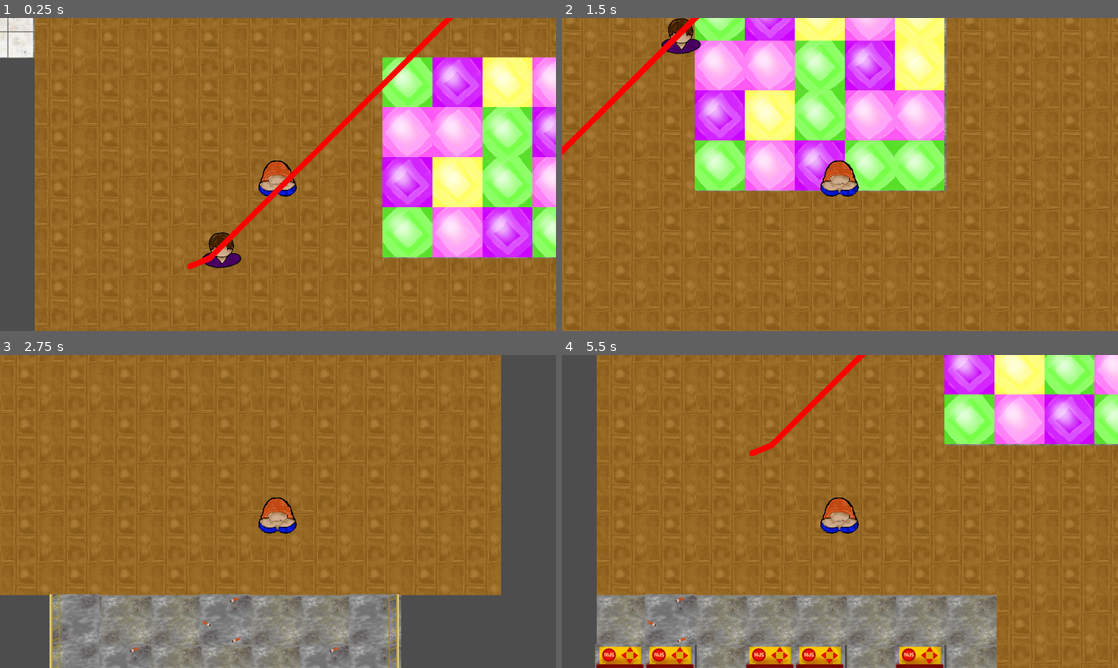
Above: before the commit, frames 1-4 (two rows, left to right).
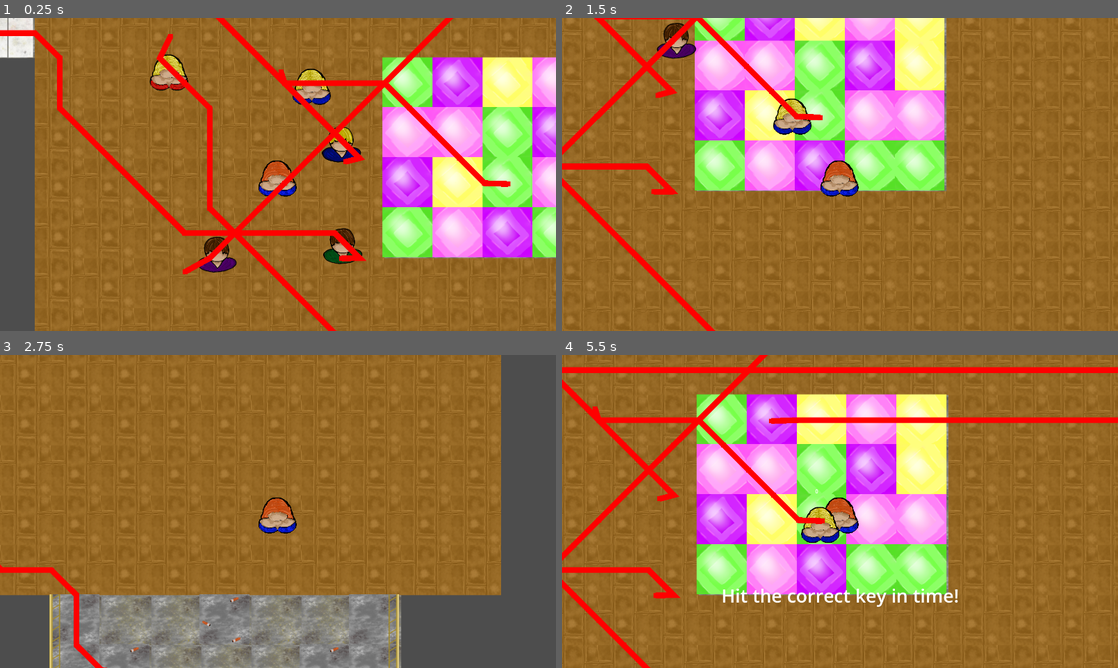
Above: after the commit, the same moments.

Repository: mntjams/game-jam-25-2
Game: Godot game, scene res://scenes/game.tscn
Two runs of this game, one before a commit and one after it. Both use one fixed random seed, a clock stepped at 60 frames per second and the inputs below. The engine's default icon, where the game draws it, is replaced by a stand-in: a white triangle on a blue panel in a dark square.
Inputs:
- Up to frame 1 (0.25 s): no input
- Up to frame 2 (1.5 s): hold D (right) 0.53-1.28 s; hold Space (slots) 0.53-1.28 s; hold S (down) from 1.28 s (still down); tap E (interact) at 1.35 s
- Up to frame 3 (2.75 s): tap Space (slots) at 1.55 s; release S (down) at 2.03 s; hold D (right) from 2.03 s (still down); hold Space (slots) from 2.03 s (still down)
- Up to frame 4 (5.5 s): release D (right) at 2.78 s; release Space (slots) at 2.78 s; hold W (up) 2.78-3.53 s; tap Q at 2.85 s; tap Space (slots) at 3.05, 4.55 s; hold Space (slots) 3.53-4.28 s; hold A (left) 3.53-5.03 s; tap E (interact) at 4.35 s; hold S (down) from 5.03 s (still down); hold Space (slots) from 5.03 s (still down)

The runs differ from the first frame. In frame 1, 6.6% of the frame differs, in the area x 0-92%, y 0-100%; in frame 2, 3.2%; in frame 3, 0.6%; in frame 4, 65%, in the area x 0-100%, y 0-100%.

Commit message:
Add minigames

Diff:
--- a/scenes/cigar.tscn
+++ b/scenes/cigar.tscn
@@ -1,7 +1,7 @@
-[gd_scene load_steps=3 format=3 uid="uid://dj5xdhggwrgbl"]
+[gd_scene load_steps=3 format=3 uid="uid://ci2k0o8x3p4nq"]
 
 [ext_resource type="Script" uid="uid://otawrrblv1ll" path="res://scripts/cigar_minigame.gd" id="1_ktb7u"]
-[ext_resource type="Texture2D" uid="uid://b2q146hutsua7" path="res://assets/img/text_rext_small.png" id="1_tbj3s"]
+[ext_resource type="Texture2D" uid="uid://b2q146hutsua7" path="res://assets/img/text_rect_small.png" id="1_tbj3s"]
 
 [node name="Cigar" type="Node2D"]
 script = ExtResource("1_ktb7u")
--- a/scenes/game.tscn
+++ b/scenes/game.tscn
@@ -8,13 +8,17 @@
 [ext_resource type="Script" uid="uid://dj3d00f3pw5e8" path="res://scripts/room_manager.gd" id="5_0tnpc"]
 [ext_resource type="Script" uid="uid://wlsyrkid1xtg" path="res://scripts/room.gd" id="6_gee14"]
 [ext_resource type="Script" uid="uid://ccjf5kr435dt3" path="res://scripts/slot.gd" id="7_0tnpc"]
-[ext_resource type="AudioStream" uid="uid://brrewjiyrn2vo" path="res://assets/sounds/sfx/crowd-chatter.mp3" id="8_0tnpc"]
+[ext_resource type="AudioStream" uid="uid://brrewjiyrn2vo" path="res://assets/sounds/sfx/ambiences/crowd-chatter.mp3" id="8_0tnpc"]
 [ext_resource type="Script" uid="uid://du6iq2jvrrtdk" path="res://scripts/interact_label.gd" id="8_gee14"]
-[ext_resource type="AudioStream" uid="uid://b3axaexelc7hr" path="res://assets/sounds/sfx/city-ambience.mp3" id="8_vtaks"]
+[ext_resource type="AudioStream" uid="uid://b3axaexelc7hr" path="res://assets/sounds/sfx/ambiences/city-ambience.mp3" id="8_vtaks"]
 [ext_resource type="AudioStream" uid="uid://t0b8thykshgd" path="res://assets/sounds/music/music2.mp3" id="9_0tnpc"]
+[ext_resource type="PackedScene" uid="uid://evbakb8g615y" path="res://scenes/quicktime_event_minigame.tscn" id="9_ir15t"]
 [ext_resource type="PackedScene" uid="uid://qoe1t1c24c7u" path="res://scenes/woman.tscn" id="9_vtaks"]
-[ext_resource type="AudioStream" uid="uid://c1up1ft22051j" path="res://assets/sounds/sfx/slots.mp3" id="11_trtic"]
+[ext_resource type="AudioStream" uid="uid://c1up1ft22051j" path="res://assets/sounds/sfx/ambiences/slots.mp3" id="11_trtic"]
 [ext_resource type="PackedScene" uid="uid://cieuiwomnb3x8" path="res://scenes/test_minigame.tscn" id="12_trtic"]
+[ext_resource type="PackedScene" uid="uid://ci2k0o8x3p4nq" path="res://scenes/cigar.tscn" id="13_ca42v"]
+[ext_resource type="PackedScene" uid="uid://mh6y622rj5a2" path="res://scenes/slotting.tscn" id="15_ssvqc"]
+[ext_resource type="PackedScene" uid="uid://byvhqna41uhww" path="res://scenes/piss.tscn" id="17_264po"]
 
 [sub_resource type="NavigationPolygon" id="NavigationPolygon_bt5mj"]
 vertices = PackedVector2Array(75, 75, -75, 75, -75, -75, 75, -75)
@@ -240,7 +244,7 @@
 [node name="Dancefloor" type="Node2D" parent="RoomManager" groups=["Rooms"]]
 position = Vector2(1424.6531, 1069.7627)
 script = ExtResource("6_gee14")
-minigame_scene = ExtResource("12_trtic")
+minigame_scene = ExtResource("9_ir15t")
 
 [node name="Slot1" type="Node2D" parent="RoomManager/Dancefloor"]
 position = Vector2(-150.35315, -239.3628)
@@ -298,7 +302,7 @@
 [node name="Balcony" type="Node2D" parent="RoomManager" groups=["Rooms"]]
 position = Vector2(2045.298, 2318.099)
 script = ExtResource("6_gee14")
-minigame_scene = ExtResource("12_trtic")
+minigame_scene = ExtResource("13_ca42v")
 
 [node name="Slot1" type="Node2D" parent="RoomManager/Balcony"]
 position = Vector2(-317.06934, 17.203125)
@@ -321,7 +325,7 @@
 [node name="Machines" type="Node2D" parent="RoomManager" groups=["Rooms"]]
 position = Vector2(532.58203, 2037.4222)
 script = ExtResource("6_gee14")
-minigame_scene = ExtResource("12_trtic")
+minigame_scene = ExtResource("15_ssvqc")
 
 [node name="Slot1" type="Node2D" parent="RoomManager/Machines"]
 position = Vector2(-464.80933, -140.66577)
@@ -353,7 +357,7 @@
 [node name="Toilet" type="Node2D" parent="RoomManager" groups=["Rooms"]]
 position = Vector2(-189.32977, 225.87762)
 script = ExtResource("6_gee14")
-minigame_scene = ExtResource("12_trtic")
+minigame_scene = ExtResource("17_264po")
 
 [node name="Slot1" type="Node2D" parent="RoomManager/Toilet"]
 position = Vector2(568.50653, -142.12665)
@@ -383,7 +387,25 @@
 [node name="NPCs" type="Node2D" parent="."]
 
 [node name="Woman" parent="NPCs" instance=ExtResource("9_vtaks")]
-position = Vector2(471, 1378)
+position = Vector2(457, 1394)
+
+[node name="Woman2" parent="NPCs" instance=ExtResource("9_vtaks")]
+position = Vector2(939, 1064)
+
+[node name="Woman3" parent="NPCs" instance=ExtResource("9_vtaks")]
+position = Vector2(927, 1354)
+
+[node name="Woman4" parent="NPCs" instance=ExtResource("9_vtaks")]
+position = Vector2(483, 1078)
+
+[node name="Woman5" parent="NPCs" instance=ExtResource("9_vtaks")]
+position = Vector2(483, 1078)
+
+[node name="Woman6" parent="NPCs" instance=ExtResource("9_vtaks")]
+position = Vector2(413, 688)
+
+[node name="Woman7" parent="NPCs" instance=ExtResource("9_vtaks")]
+position = Vector2(745, 794)
 
 [node name="CanvasLayer" type="CanvasLayer" parent="."]
 
--- a/scenes/piss.tscn
+++ b/scenes/piss.tscn
@@ -1,7 +1,7 @@
 [gd_scene load_steps=6 format=3 uid="uid://byvhqna41uhww"]
 
 [ext_resource type="Script" uid="uid://c1d0gmpbb78he" path="res://scripts/piss.gd" id="1_u8csm"]
-[ext_resource type="Texture2D" uid="uid://b2q146hutsua7" path="res://assets/img/text_rext_small.png" id="2_3jfbr"]
+[ext_resource type="Texture2D" uid="uid://b2q146hutsua7" path="res://assets/img/text_rect_small.png" id="2_3jfbr"]
 
 [sub_resource type="StyleBoxLine" id="StyleBoxLine_3jfbr"]
 color = Color(0.99881023, 0.7202589, 0.61991256, 1)
--- a/scenes/slotting.tscn
+++ b/scenes/slotting.tscn
@@ -1,5 +1,6 @@
-[gd_scene load_steps=5 format=3 uid="uid://c87e6dk82k8q1"]
+[gd_scene load_steps=6 format=3 uid="uid://mh6y622rj5a2"]
 
+[ext_resource type="Script" uid="uid://ctdej5y0fjuvv" path="res://scripts/slotting.gd" id="1_87e06"]
 [ext_resource type="Texture2D" uid="uid://jhl61vbnmv02" path="res://assets/img/icon.svg" id="1_gt2fk"]
 [ext_resource type="Script" uid="uid://bng54ob57qa52" path="res://scripts/slot_minigame.gd" id="1_nltpj"]
 
@@ -11,6 +12,7 @@
 bg_color = Color(0.4770695, 0.6747423, 3.85046e-07, 1)
 
 [node name="Slotting" type="Node2D"]
+script = ExtResource("1_87e06")
 
 [node name="CanvasLayer" type="CanvasLayer" parent="."]
 
@@ -34,3 +36,5 @@
 editable = false
 scrollable = false
 script = ExtResource("1_nltpj")
+
+[connection signal="finished_slotting" from="CanvasLayer/slot" to="." method="_on_slot_finished_slotting"]
--- a/scripts/cigar_minigame.gd
+++ b/scripts/cigar_minigame.gd
@@ -4,11 +4,19 @@
 @onready var filter = $CanvasLayer/full/filter
 @onready var not_filter = $CanvasLayer/full/filter/not_filter
 @onready var particles = $CanvasLayer/full/filter/not_filter/CPUParticles2D
-var finished = false
+var finished_game = false
 var vel = 6
 var tween = null
 var origin_pos = 0
 # Called when the node enters the scene tree for the first time.
+
+signal finished(success: bool, interest_gained : float)
+
+var interest_gained : float = 10.0
+
+func start():
+	pass
+
 func _ready() -> void:
 	var sweet_spot = randf_range(0.3, 0.5)
 	var margin = (1-sweet_spot) * full.size.x
@@ -19,8 +27,6 @@
 	tween.tween_callback(_won)
 	filter.position.x = good.position.x +1
 	origin_pos = not_filter.size.x
-
-
 
 
 # Called every frame. 'delta' is the elapsed time since the previous frame.
@@ -46,5 +52,7 @@
 	particles.position.x = not_filter.size.x
 
 func _won():
-	finished = true
+	finished_game = true
 	print("Won")
+	emit_signal("finished", true, interest_gained)
+	queue_free()
--- a/scripts/piss.gd
+++ b/scripts/piss.gd
@@ -2,8 +2,16 @@
 
 @onready var slider = $CanvasLayer/slider
 @onready var text_rect = $CanvasLayer/slider/swee_spot
-var finished = false
+
 var dir = 1
+var interest_gained : float = 10
+
+signal finished(success: bool, interest_gained : float)
+
+
+func start():
+	pass
+
 # Called when the node enters the scene tree for the first time.
 func _ready() -> void:
 	var sweet_spot = randf_range(0.1, 0.5)
@@ -14,7 +22,8 @@
 # Called every frame. 'delta' is the elapsed time since the previous frame.
 func _physics_process(delta: float) -> void:
 	if Input.is_action_pressed("slots"):
-		finished = true
+		won()
+		#TODO: fix sweet spot here
 
 	if not finished:
 		var tween = get_tree().create_tween()
@@ -23,3 +32,7 @@
 		print(vel)
 		if val == slider.max_value or val == slider.min_value: dir*=-1
 		tween.tween_property(slider,"value", val+dir*vel,delta)
+
+func won():
+	emit_signal("finished",true,interest_gained)
+	queue_free()
--- a/scripts/quicktime_event_minigame.gd
+++ b/scripts/quicktime_event_minigame.gd
@@ -21,6 +21,8 @@
 
 ]
 
+var interest_gained : float = 10
+
 signal finished(success: bool)
 
 func start() -> void:
@@ -36,7 +38,7 @@
 		#print("Correct key was pressed! Need this many succ: " + str(successes_needed))
 		time_to_hit_event.stop()
 		if successes_needed == 0:
-			emit_signal("finished", true, 50.0)
+			emit_signal("finished", true, interest_gained)
 			#print("quicktime event finished")
 			queue_free()
 			return
--- a/scripts/slot_minigame.gd
+++ b/scripts/slot_minigame.gd
@@ -1,15 +1,26 @@
 extends HSlider
 
-var shift = 2.5
+signal finished_slotting(success: bool, interest_gained : float)
+
+var interest_gained : float = 10
+var shift : float = 10
+var down_speed : float = 1
+
 # Called when the node enters the scene tree for the first time.
 func _ready() -> void:
 	pass # Replace with function body.
 
+func start():
+	pass
 
 # Called every frame. 'delta' is the elapsed time since the previous frame.
 func _physics_process(delta: float) -> void:
 	var tween = get_tree().create_tween()
-	if Input.is_action_pressed("slots"):
+	if Input.is_action_just_pressed("slots"):
 		tween.tween_property(self,"value", value+shift,delta)
-		if value+shift >= 99: print("won")
-	else: tween.tween_property(self,"value", value-1,delta)
+		if value+shift >= 99: won()
+	else: tween.tween_property(self,"value", value-down_speed,delta)
+
+func won():
+	print("won")
+	emit_signal("finished_slotting", true, interest_gained)
--- /dev/null
+++ b/scripts/slotting.gd
@@ -0,0 +1,10 @@
+extends Node2D
+
+signal finished(success: bool, interest_gained : float)
+
+func start():
+	pass
+
+func _on_slot_finished_slotting(success, interest_gained):
+	emit_signal("finished", success, interest_gained)
+	queue_free()
Not shown: 1 places in scenes/game.tscn that only renumber resources
Not shown, added: scripts/slotting.gd.uid
